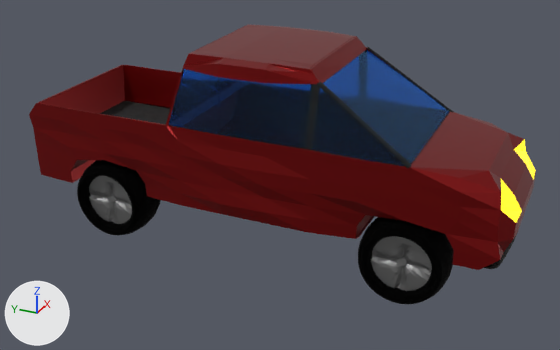
A saved change to the Blender file Assets/pickup_truck 1.blend.
One viewpoint serves both versions: a 50 mm lens placed at (-2.174, -0.992, 1.349), pointed at (-0.025, -0.025, 0.275). The lights are fixed; the arrows at lower left show +X, +Y and +Z.

The first picture shows 'Cylinder', 'Cylinder.001', 'Truck Body', 'wheel', 'wheel.003'.
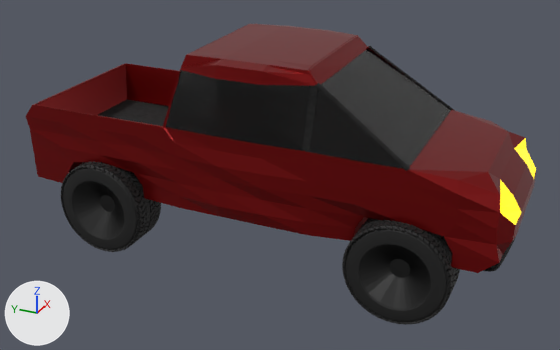
Edits to the bpy script that builds the scene:
```text
Add mat_material_011:
    mat_material_011 = principled_material('Material.011')
    mat_material_011.base_color = (0.00252, 0.00684, 0.00925)  # black #081418
    mat_material_011.roughness = 0.0
    mat_material_011.alpha = 0.868
    mat_material_011.specular_ior_level = 0.0
    mat_material_011.specular_tint = (1.0, 1.0, 1.0)  # white #ffffff
    mat_material_011.transmission_weight = 1.0
Change me_cube:
    where me_cube.from_pydata(...)  # 950 vertices, 750 faces, 3 loose edges; spans x -1.0..0.98, y -1.13..1.14, z -1.23..1.08
    used by ob_truck_body; location = (0.0, 0.0, 0.461); rotation_euler = (0.0, 0.0, -1.571), in degrees (0, 0, -90); scale = (0.827, 0.232, 0.232)
    me_cube part 1: all 30 faces that had it switch from mat_material_002 to mat_material_011 (black #081418)
    add me_cube.materials.append(mat_material_005)
    remove me_cube.materials.append(mat_material_005)
Change me_cylinder_002:
    where me_cylinder_002.from_pydata(...)  # 416 vertices, 386 faces; spans x -5.82..-3.82, y 1.79..3.79, z -1.14..1.09
    used by ob_cylinder; location = (0.0, 0.0, 0.461); rotation_euler = (1.571, 0.0, -1.571), in degrees (90, 0, -90); scale = (-0.106, -0.106, 0.22)
    remove me_cylinder_002.materials.append(mat_material_001)  # black #161616
    me_cylinder_002 part 2: all 276 faces that had it switch from mat_material_006 (grey #878787) to mat_material_011 (black #081418)
    add me_cylinder_002.materials.append(mat_material_008)  # black #161616
Change ob_truck_body:
    ob_truck_body.scale: (0.827, 0.232, 0.232) -> (0.827, 0.248, 0.232)
Remove ob_wheel:
    ob_wheel = bpy.data.objects.new('wheel', me_torus)
Remove ob_wheel_003:
    ob_wheel_003 = bpy.data.objects.new('wheel.003', me_torus_003)
Add ob_cylinder_002:
    ob_cylinder_002 = bpy.data.objects.new('Cylinder.002', me_cylinder_001)  # 192 vertices, 130 faces; spans x -1.0..1.0, y -1.0..1.0, z -1.0..1.0; in mat_material_021 (black #404040); modifiers SOLIDIFY
    ob_cylinder_002.location = (0.0, 0.519, 0.16)
    ob_cylinder_002.rotation_euler = (0.0, 1.571, 0.0)  # degrees (0, 90, 0)
    ob_cylinder_002.scale = (0.107, 0.107, 0.303)
Add ob_cylinder_003:
    ob_cylinder_003 = bpy.data.objects.new('Cylinder.003', me_cylinder)  # 224 vertices, 162 faces; spans x -1.0..1.0, y -1.0..1.0, z -1.0..1.0; in mat_material_021 (black #404040); modifiers SOLIDIFY
    ob_cylinder_003.location = (0.0, -0.51, 0.16)
    ob_cylinder_003.rotation_euler = (0.0, 1.571, 0.0)  # degrees (0, 90, 0)
    ob_cylinder_003.scale = (0.107, 0.107, 0.303)
Add ob_tire2_002:
    ob_tire2_002 = bpy.data.objects.new('Tire2.002', me_circle_444)  # 1050 vertices, 920 faces; spans x -1.0..1.0, y -0.41..0.41, z -1.0..1.0; in mat_material_015 (black #141414); modifiers SOLIDIFY
    ob_tire2_002.location = (-0.232, -0.509, 0.159)
    ob_tire2_002.rotation_euler = (0.0, 0.0, 1.571)  # degrees (0, 0, 90)
    ob_tire2_002.scale = (0.155, 0.182, 0.155)
Add ob_tire4_002:
    ob_tire4_002 = bpy.data.objects.new('Tire4.002', me_circle_444.copy())  # modifiers SOLIDIFY
    ob_tire4_002.location = (-0.232, 0.519, 0.159)
    ob_tire4_002.rotation_euler = (0.0, 0.0, 1.571)  # degrees (0, 0, 90)
    ob_tire4_002.scale = (0.155, 0.182, 0.155)
Add ob_tread:
    ob_tread = bpy.data.objects.new('Tread', me_plane)  # 4240 vertices, 3392 faces; spans x -1.02..1.02, y -0.36..0.36, z -1.02..1.02; in mat_material_014 (black #141414)
    ob_tread.location = (-0.233, -0.509, 0.159)
    ob_tread.rotation_euler = (0.0, 0.0, 1.571)  # degrees (0, 0, 90)
    ob_tread.scale = (0.159, 0.192, 0.159)
Add ob_tread_002:
    ob_tread_002 = bpy.data.objects.new('Tread.002', me_plane.copy())
    ob_tread_002.location = (-0.233, 0.518, 0.159)
    ob_tread_002.rotation_euler = (0.0, 0.0, 1.571)  # degrees (0, 0, 90)
    ob_tread_002.scale = (0.159, 0.192, 0.159)
```

Boxes (x1, y1, x2, y2) around the edits, measured in the pictures (560 x 350 px):
'Truck Body', recoloured, rescaled
    before: (29, 24, 536, 270)
    after: (26, 24, 536, 273)
'Tire2.002', added (black)
    after: (345, 223, 455, 322)
'wheel.003', deleted
    before: (358, 217, 454, 304)
'Cylinder.003', added (black)
    after: (360, 245, 430, 309)
'wheel', deleted
    before: (77, 160, 161, 235)
'Tire4.002', added (black)
    after: (63, 163, 157, 250)
'Cylinder.002', added (black)
    after: (73, 182, 124, 238)
'Tread', added (black)
    after: (342, 218, 460, 325)
'Tread.002', added (black)
    after: (61, 161, 161, 252)
part 1 of me_cube, recoloured
    before: (168, 49, 450, 167)
    after: (166, 49, 451, 169)
part 2 of me_cylinder_002, recoloured
    before: (371, 236, 432, 291)
'Cylinder.001', unchanged, covered by the edit
    before: (89, 176, 132, 224)
